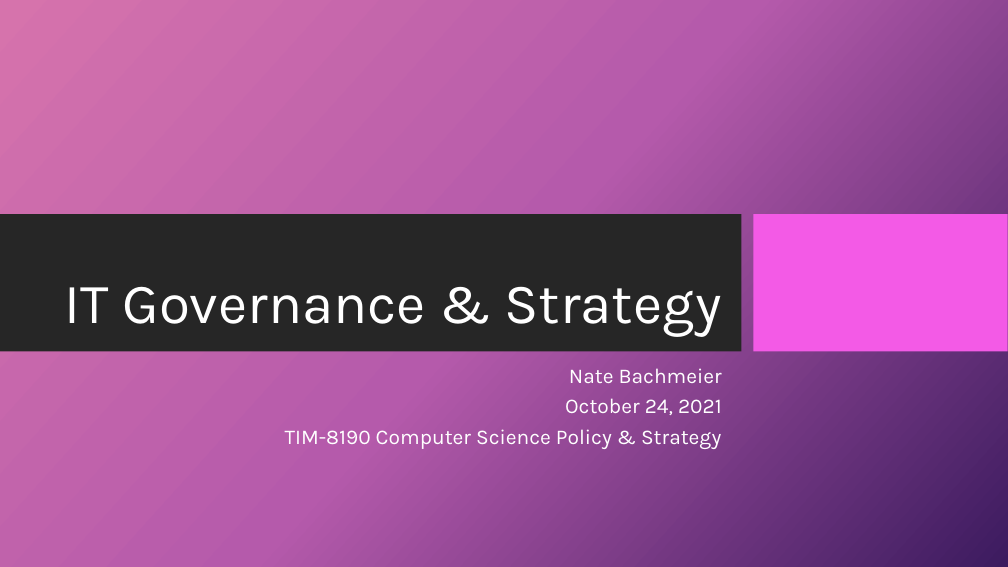
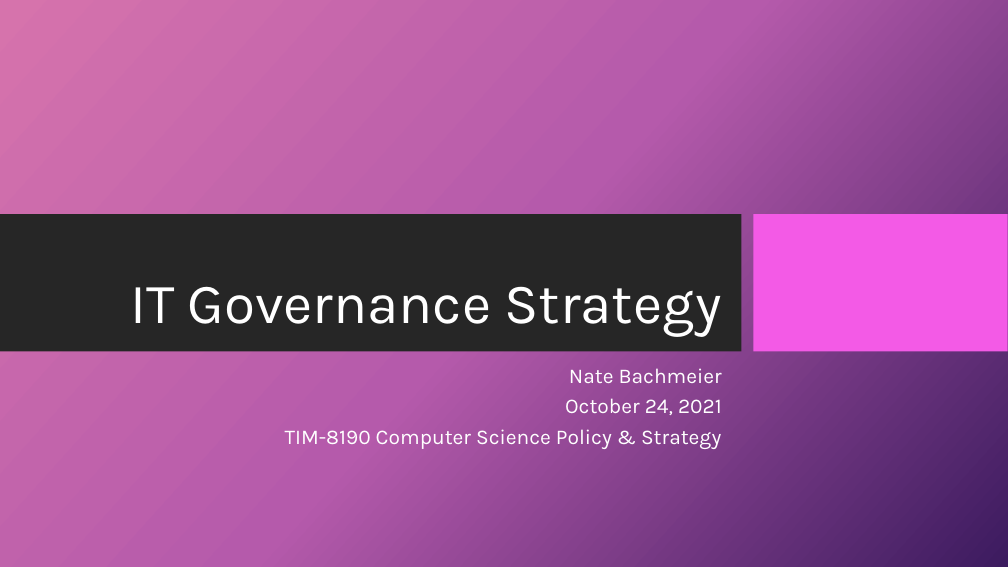
Before and after one commit to dr-natetorious/TIM-8190-Computer_Policy_Strategy, a slide deck: slide 1 of Section3_Implementation/Week8_Present/BachmeierNTIM8190-8.pptx. Drawn at 1008x567 pixels with LibreOffice and Linux fonts; fonts in the diff are those of the drawing; background and template pictures are left out. Boxes give left, top, right and bottom in pixels: in the first picture for what was removed or moved away, otherwise in the second. Text is boxed around its words. In the diff, an @@ line names an element or a change of style, - is before the commit and + after.

```diff
--- a/Section3_Implementation/Week8_Present/BachmeierNTIM8190-8.pptx
+++ b/Section3_Implementation/Week8_Present/BachmeierNTIM8190-8.pptx
@@ title at box(130, 286, 722, 337): text changed @@
-IT Governance & Strategy
+IT Governance Strategy
```
Also in this commit, not shown: 3 other slides changed, 2 other files.
